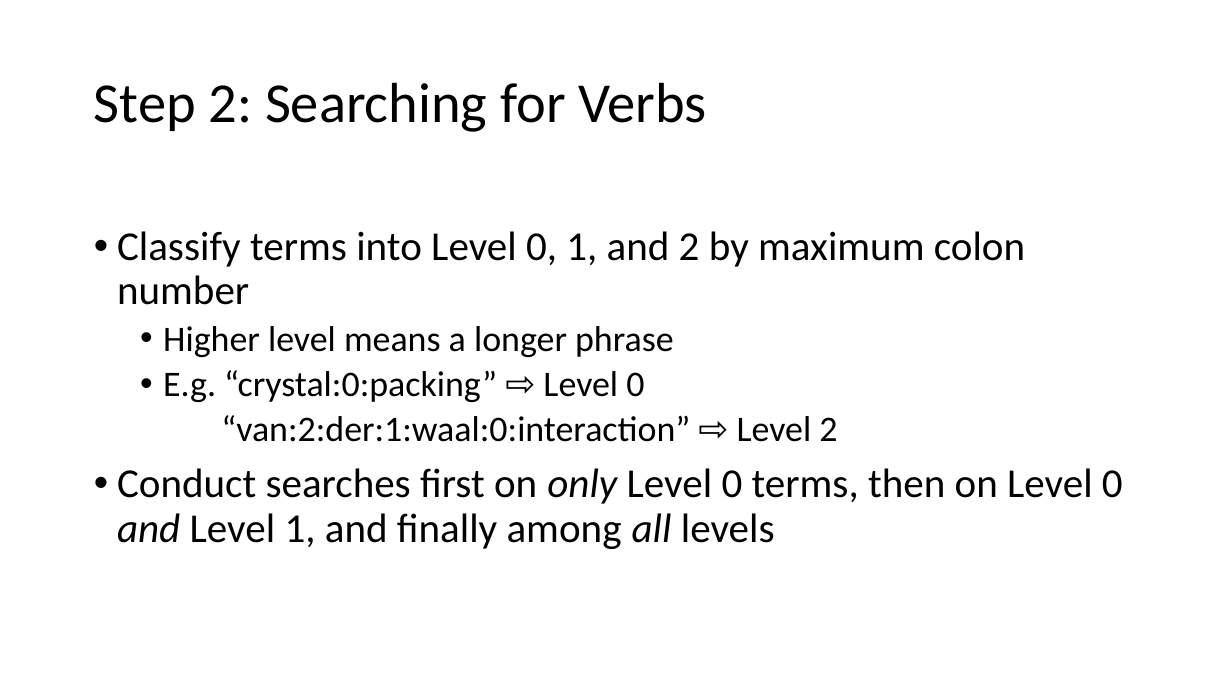
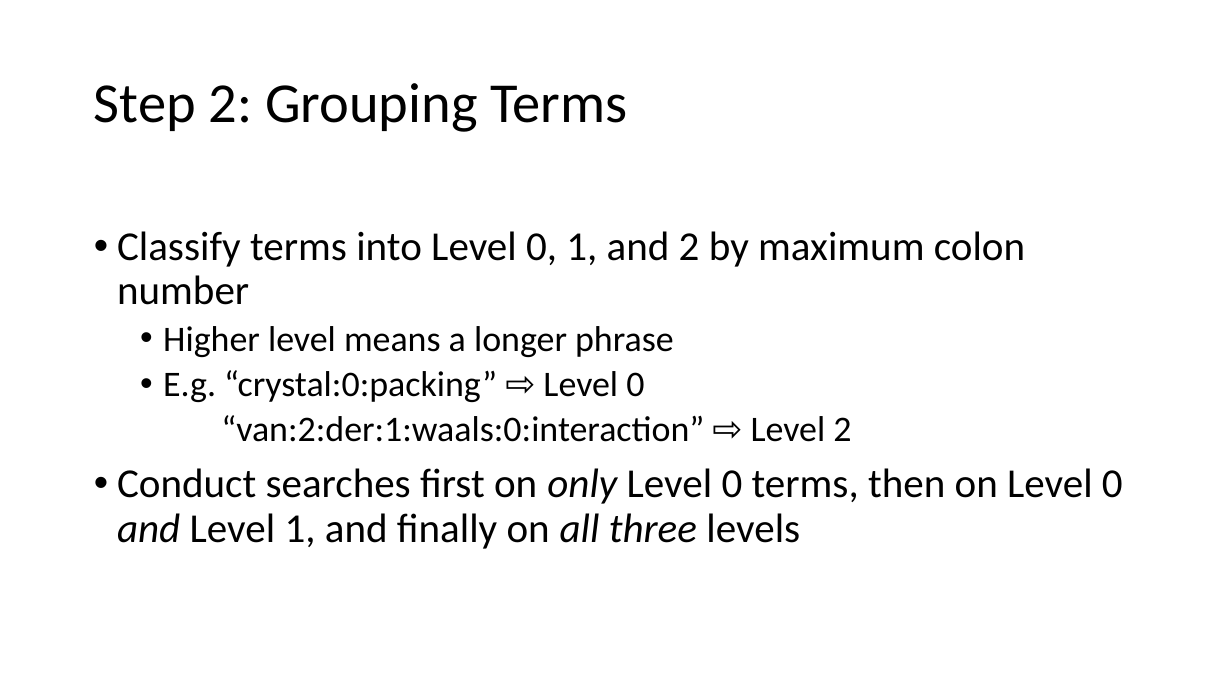
Before and after one commit to petezh/RR-NLP-Tools, a slide deck: slide 11 of predicates/predicates presentation.pptx (slide 9 before the commit). Drawn at 1232x693 pixels with LibreOffice and Linux fonts; fonts in the diff are those of the drawing. Boxes give left, top, right and bottom in pixels: in the first picture for what was removed or moved away, otherwise in the second. Text is boxed around its words. In the diff, an @@ line names an element or a change of style, - is before the commit and + after.

```diff
--- a/predicates/predicates presentation.pptx
+++ b/predicates/predicates presentation.pptx
@@ title at [94,83,627,132]: text changed @@
-Step 2: Searching for Verbs
+Step 2: Grouping Terms
@@ text at [117,415,1123,549]: text changed @@
-  “van:2:der:1:waal:0:interaction” ⇨ Level 2
-• Conduct searches first on only Level 0 terms, then on Level 0 and Level 1, and finally among all levels
+  “van:2:der:1:waals:0:interaction” ⇨ Level 2
+• Conduct searches first on only Level 0 terms, then on Level 0 and Level 1, and finally on all three levels
```
Also in this commit, not shown: 15 other slides changed, 3 slides added, 1 slide removed, 14 other files.
